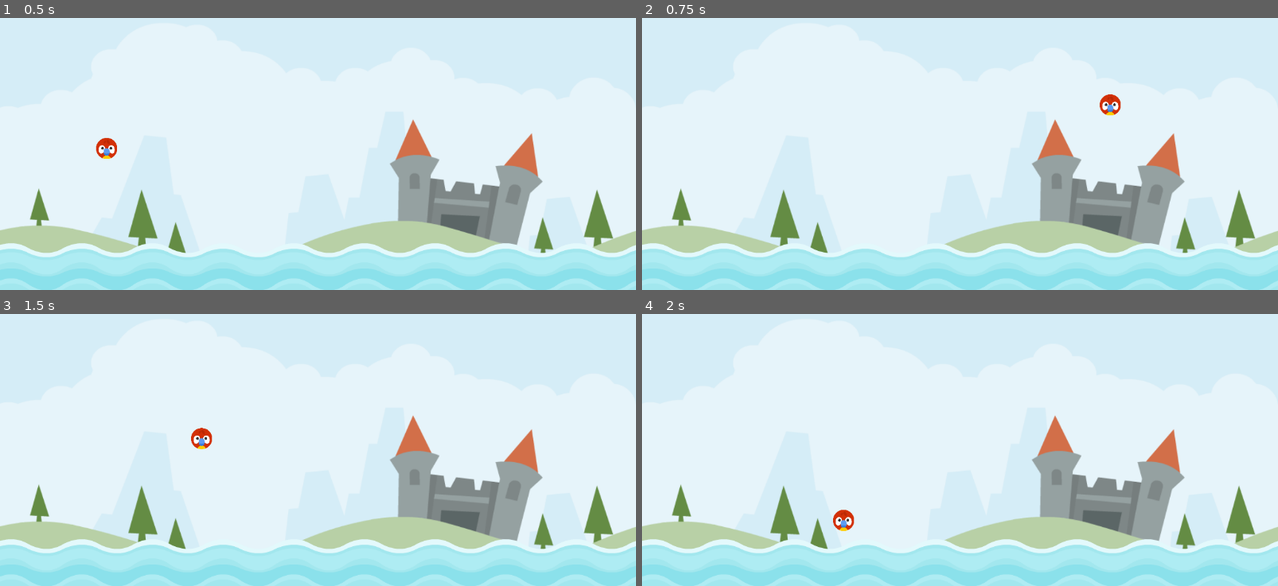
Above: before the commit, frames 1-4 (two rows, left to right).
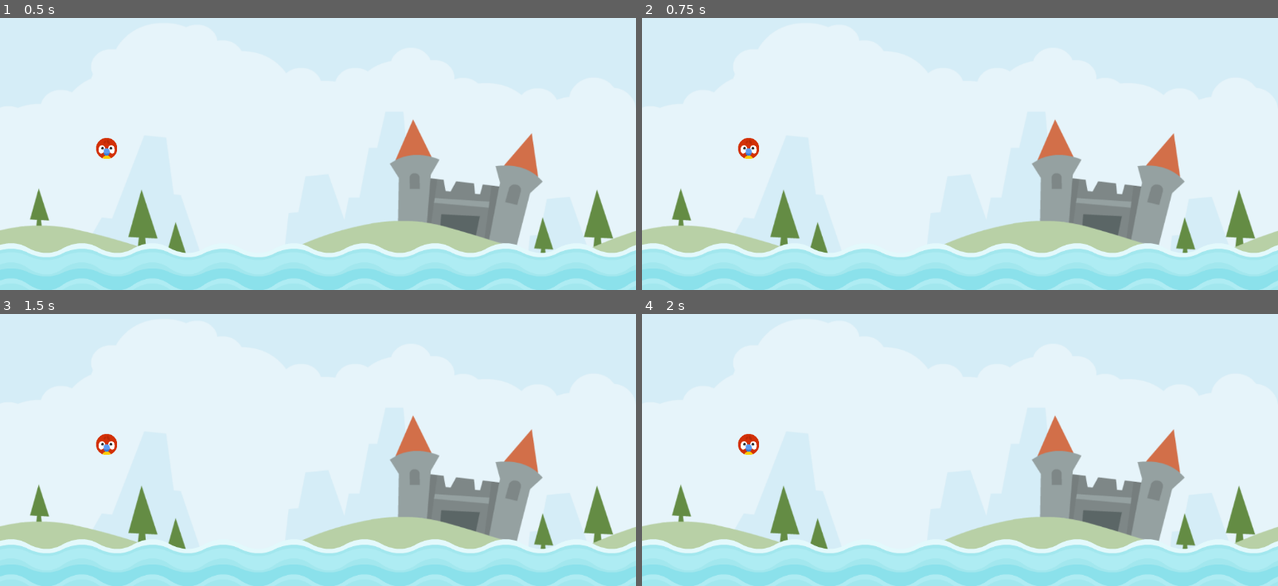
Above: after the commit, the same moments.

Repository: Danielle-Luz/Angry-animals-game
Game: Godot game, scene res://scenes/level/level.tscn
Same seed, same stepped clock (60 frames per second), same inputs: the game is played once before the commit and once after it.
Inputs (mouse positions are in pixels of both pictures, inside the frame that each line leads up to):
- Up to frame 1 (0.5 s): no input
- Up to frame 2 (0.75 s): tap Enter at 0.5 s; move the mouse to (1099, 94) at 0.52 s; press the mouse at (1099, 94) at 0.53 s
- Up to frame 3 (1.5 s): tap Space at 1.25 s; move the mouse to (190, 425) at 1.27 s; release the mouse at (190, 425) at 1.28 s; click (190, 425) at 1.35 s
- Up to frame 4 (2 s): no input

Frame 1 is identical in both runs. In frame 2, 0.4% of the frame differs, in the area x 15-76%, y 28-52%; in frame 3, 0.4%; in frame 4, 0.4%, in the area x 15-34%, y 43-80%.

Commit message:
feat: prevent animal from jumping to mouse position when mouse is not over it

Diff:
--- a/scenes/animal/animal.gd
+++ b/scenes/animal/animal.gd
@@ -2,15 +2,25 @@
 
 class_name Animal
 
+var _is_mouse_over: bool = false
+var _was_mouse_holded: bool = false
+
 func _physics_process(delta: float) -> void:
-	if Input.is_action_pressed("drag"):
+	if Input.is_action_pressed("drag") && (self._is_mouse_over || self._was_mouse_holded):
 		set_animal_position_by_mouse()
-	elif Input.is_action_just_released("drag"):
+	if Input.is_action_just_released("drag") && self._was_mouse_holded:
 		self.freeze = false
 
 func set_animal_position_by_mouse() -> void:
 	self.freeze = true
 	self.position = get_global_mouse_position()
+	self._was_mouse_holded = true
 
 func die() -> void:
 	self.queue_free()
+
+func on_mouse_entered() -> void:
+	self._is_mouse_over = true
+
+func on_mouse_exited() -> void:
+	self._is_mouse_over = false
--- a/scenes/animal/animal.tscn
+++ b/scenes/animal/animal.tscn
@@ -25,4 +25,6 @@
 position = Vector2(19.5, 19.5)
 scale = Vector2(1.95, 1.95)
 
+[connection signal="mouse_entered" from="." to="." method="on_mouse_entered"]
+[connection signal="mouse_exited" from="." to="." method="on_mouse_exited"]
 [connection signal="screen_exited" from="VisibleOnScreenNotifier2D" to="." method="die"]
